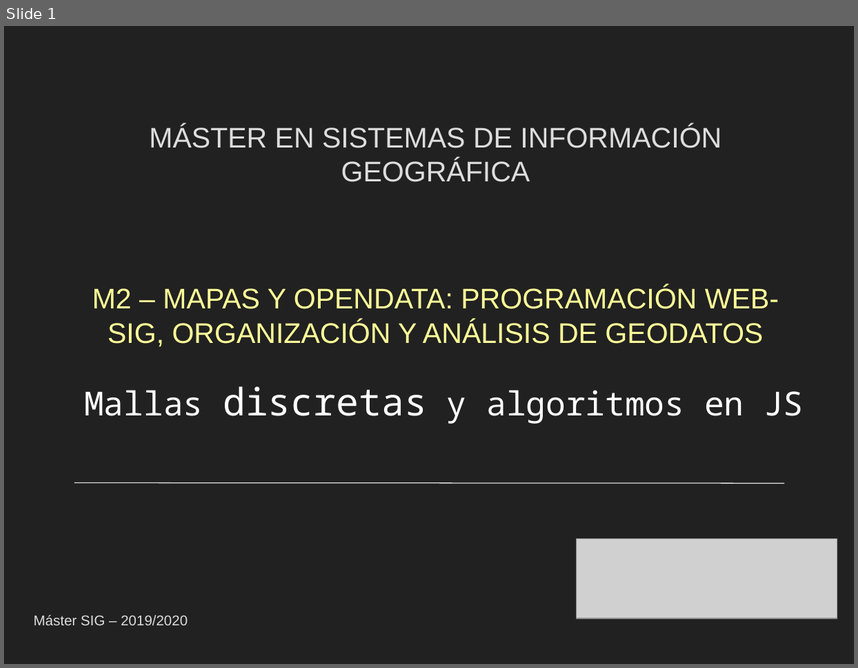
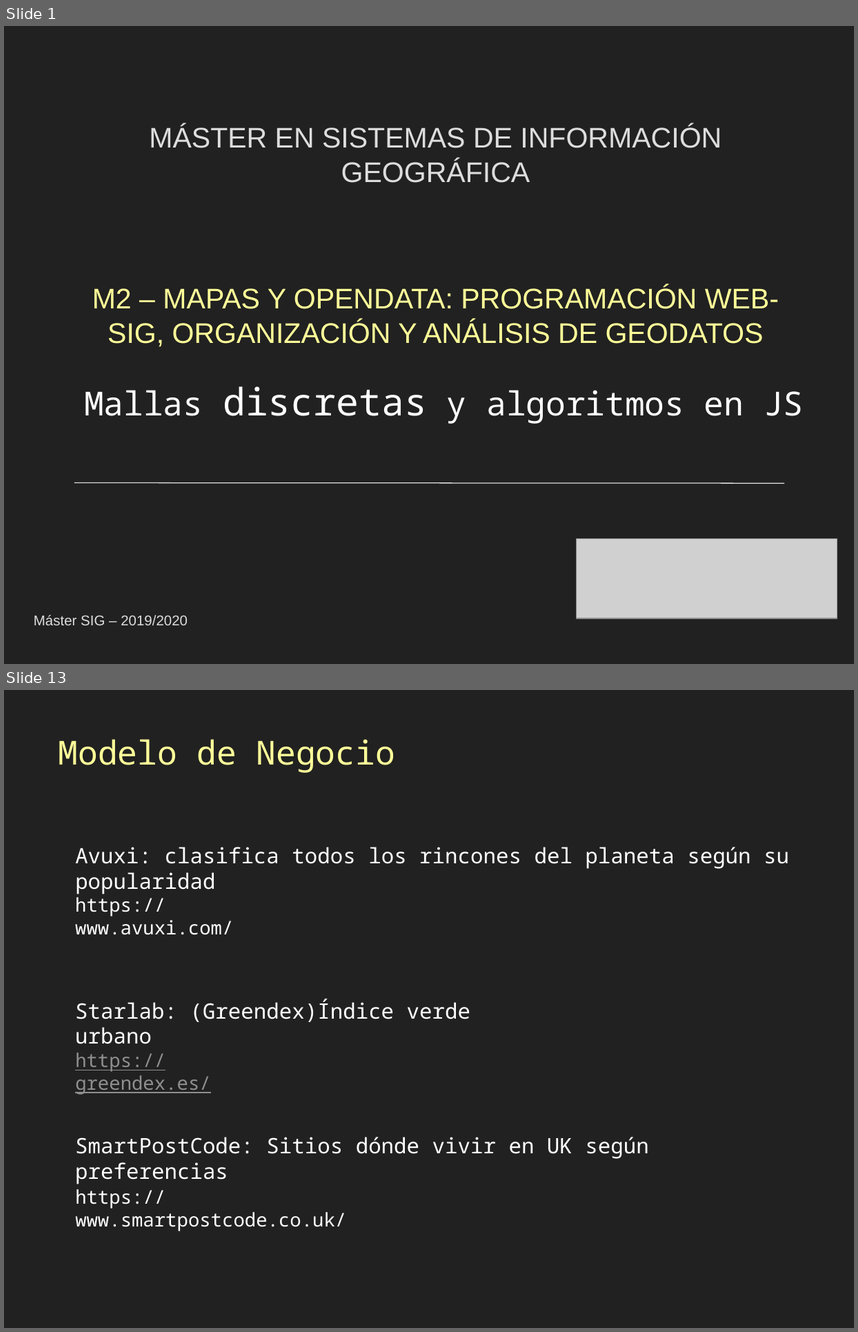
Before and after one commit to gis-master-m2/m2-geoweb, a slide deck: docs/presentacion/Mallas-algoritmos-js.pptx. Shown one above the other, each under a label of ours: slide 1 before the commit, slides 1 and 13 after it; the slides between them are not shown. The pictures are 858x668 and 858x1332 pixels, drawn with LibreOffice and Linux fonts; fonts in the diff are those of the drawing; grey boxes stand for pictures. Boxes give left, top, right and bottom in pixels: in the first picture for what was removed or moved away, otherwise in the second. Text is boxed around its words. In the diff, an @@ line names an element or a change of style, - is before the commit and + after.

```diff
--- a/docs/presentacion/Mallas-algoritmos-js.pptx
+++ b/docs/presentacion/Mallas-algoritmos-js.pptx
@@ slide 13 added at <box>4,690,854,1328</box>, background #212121 @@
@@ text added at <box>59,739,395,773</box>, 28 pt, text #FFFF99 @@
+Modelo de Negocio
@@ text added at <box>75,847,789,869</box>, 18 pt, text #FFFFFF @@
+Avuxi: clasifica todos los rincones del planeta según su popularidad
@@ text added at <box>75,897,233,935</box>, 16 pt, text #FFFFFF @@
+https://www.avuxi.com/
@@ text added at <box>75,998,470,1044</box>, 18 pt, text #FFFFFF @@
+Starlab: (Greendex)Índice verde urbano
@@ text added at <box>75,1052,211,1094</box>, 16 pt, text #8F8F8F, underline @@
+https://greendex.es/
@@ text added at <box>75,1136,648,1184</box>, 18 pt, text #FFFFFF @@
+SmartPostCode: Sitios dónde vivir en UK según preferencias
@@ text added at <box>75,1189,346,1231</box>, 16 pt, text #FFFFFF @@
+https://www.smartpostcode.co.uk/
```
Also in this commit, not shown: 6 slides changed, 3 other slides added, 4 slides removed, 1 other file.
